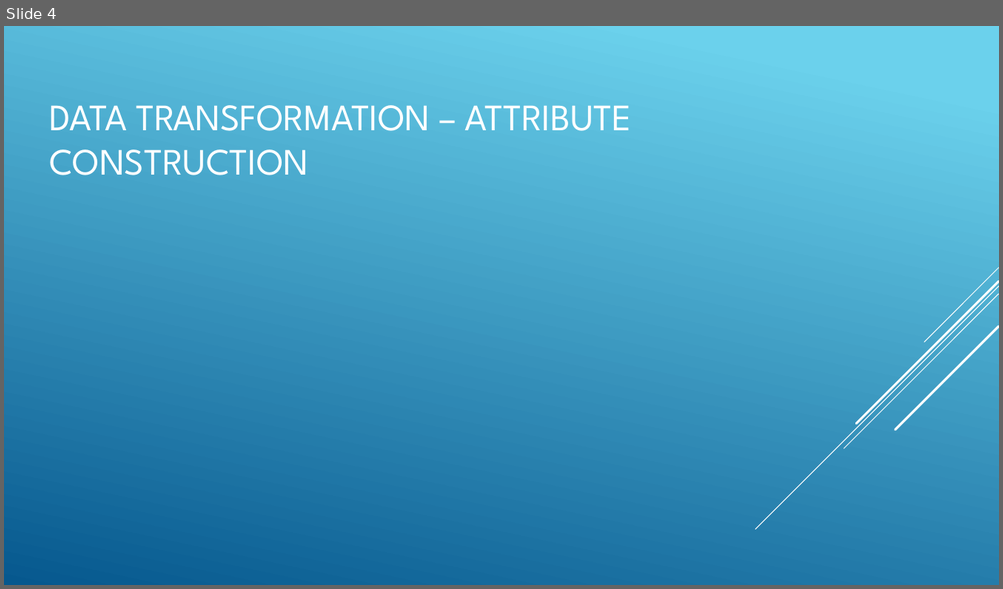
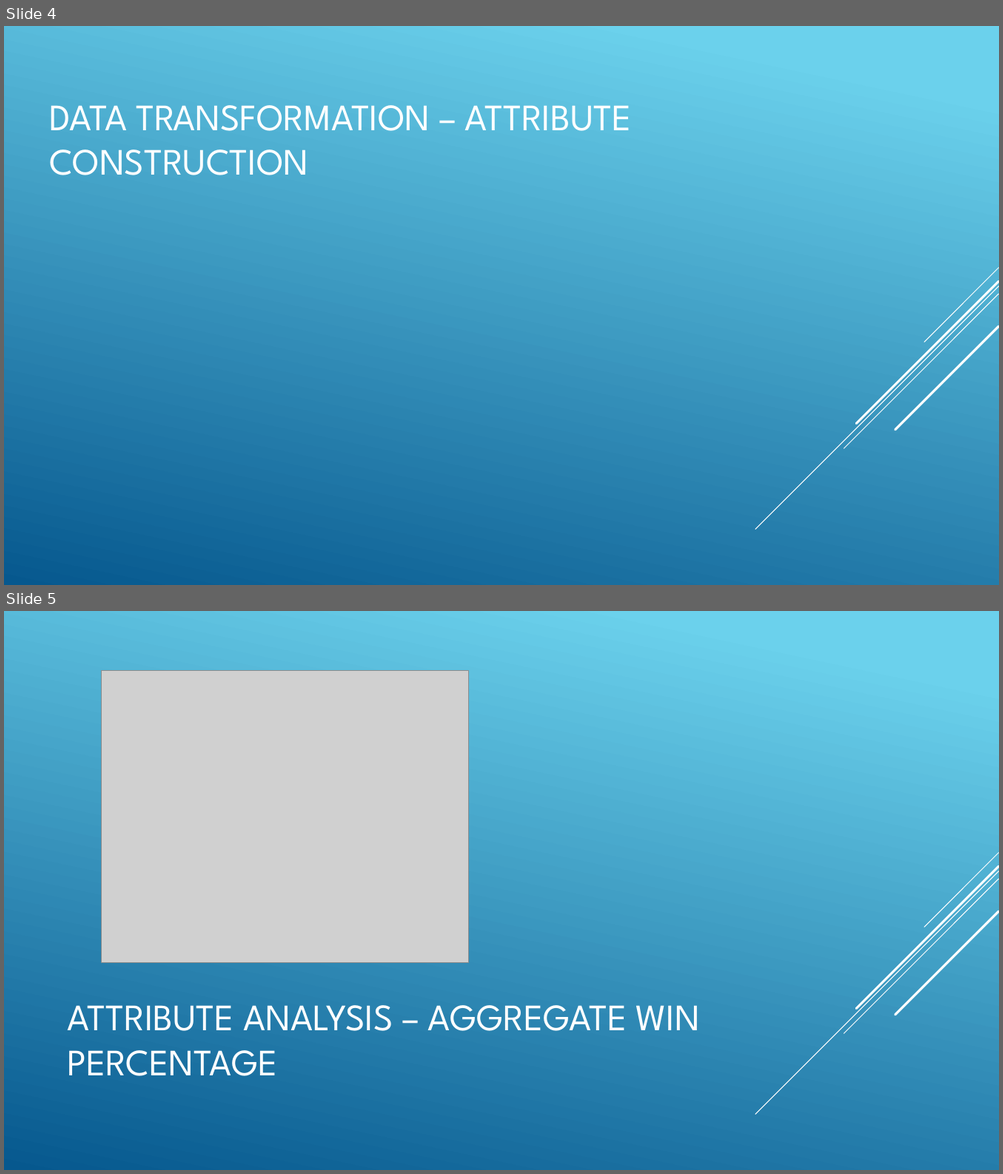
Before and after one commit to russell-brady/data-mining, a slide deck: Documents/WorkshopGroup40.pptx. Shown one above the other, each under a label of ours: slide 4 before the commit, slides 4 and 5 after it. The pictures are 1003x589 and 1003x1174 pixels, drawn with LibreOffice and Linux fonts; fonts in the diff are those of the drawing; grey boxes stand for pictures. Boxes give left, top, right and bottom in pixels: in the first picture for what was removed or moved away, otherwise in the second. Text is boxed around its words. In the diff, an @@ line names an element or a change of style, - is before the commit and + after.

```diff
--- a/Documents/WorkshopGroup40.pptx
+++ b/Documents/WorkshopGroup40.pptx
@@ slide 5 added at bbox=[4, 611, 999, 1170], background gradient #6ED2EB to #06588E; not listed: 5 template elements that a slide beside it also shows @@
@@ picture added at bbox=[101, 671, 469, 963] @@
@@ title added at bbox=[68, 1005, 700, 1076], 36 pt, text #FFFFFF @@
+ATTRIBUTE ANALYSIS – AGGREGATE WIN PERCENTAGE
```
Also in this commit, not shown: 3 slides changed, 2 other slides added, 2 slides removed, 2 other files.
